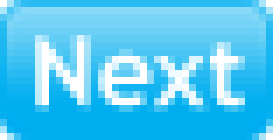
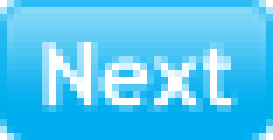
Two versions of the same layered image (273 × 140). Layer-by-layer changes:
painted on "Next" over [left=35, top=35, right=245, bottom=112]
